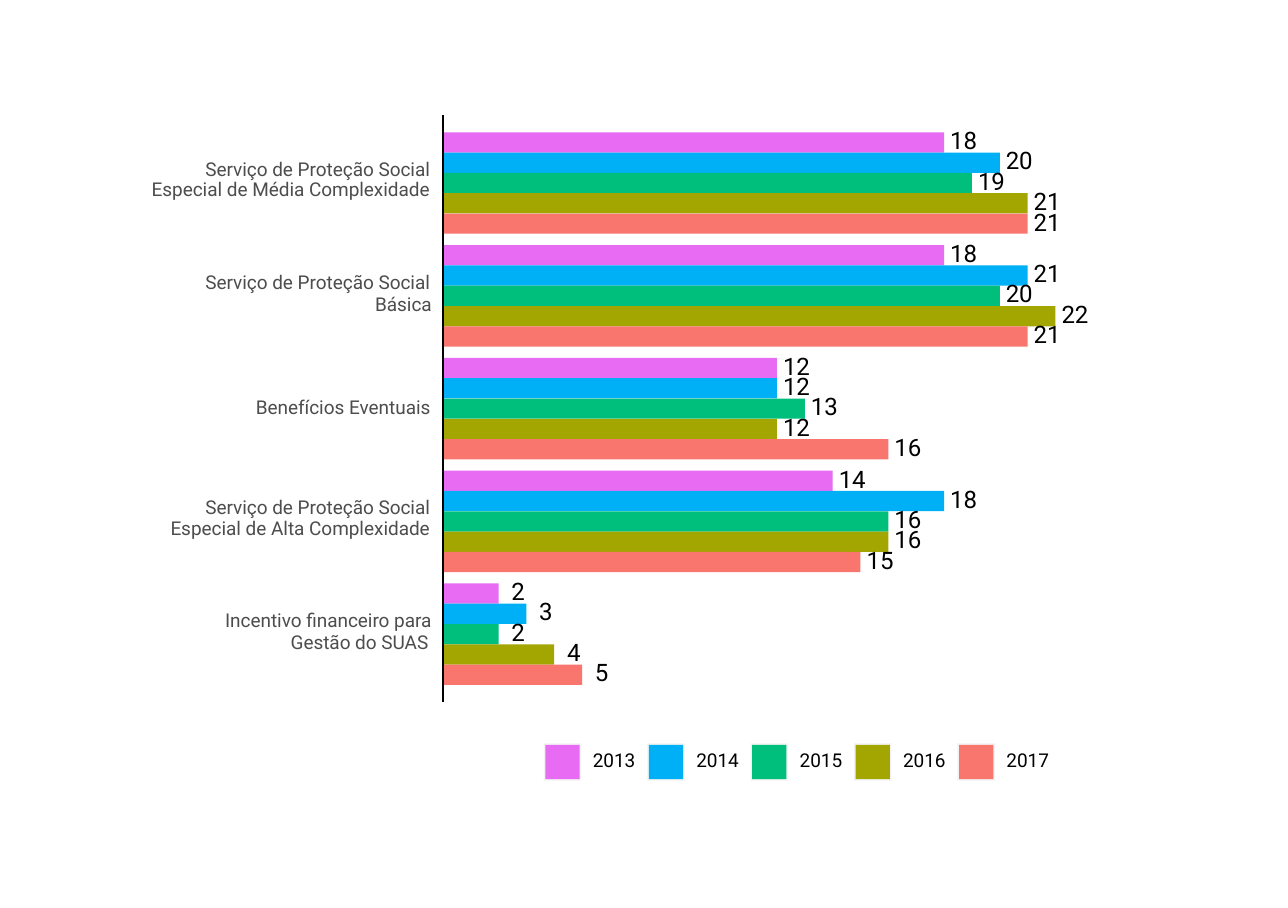
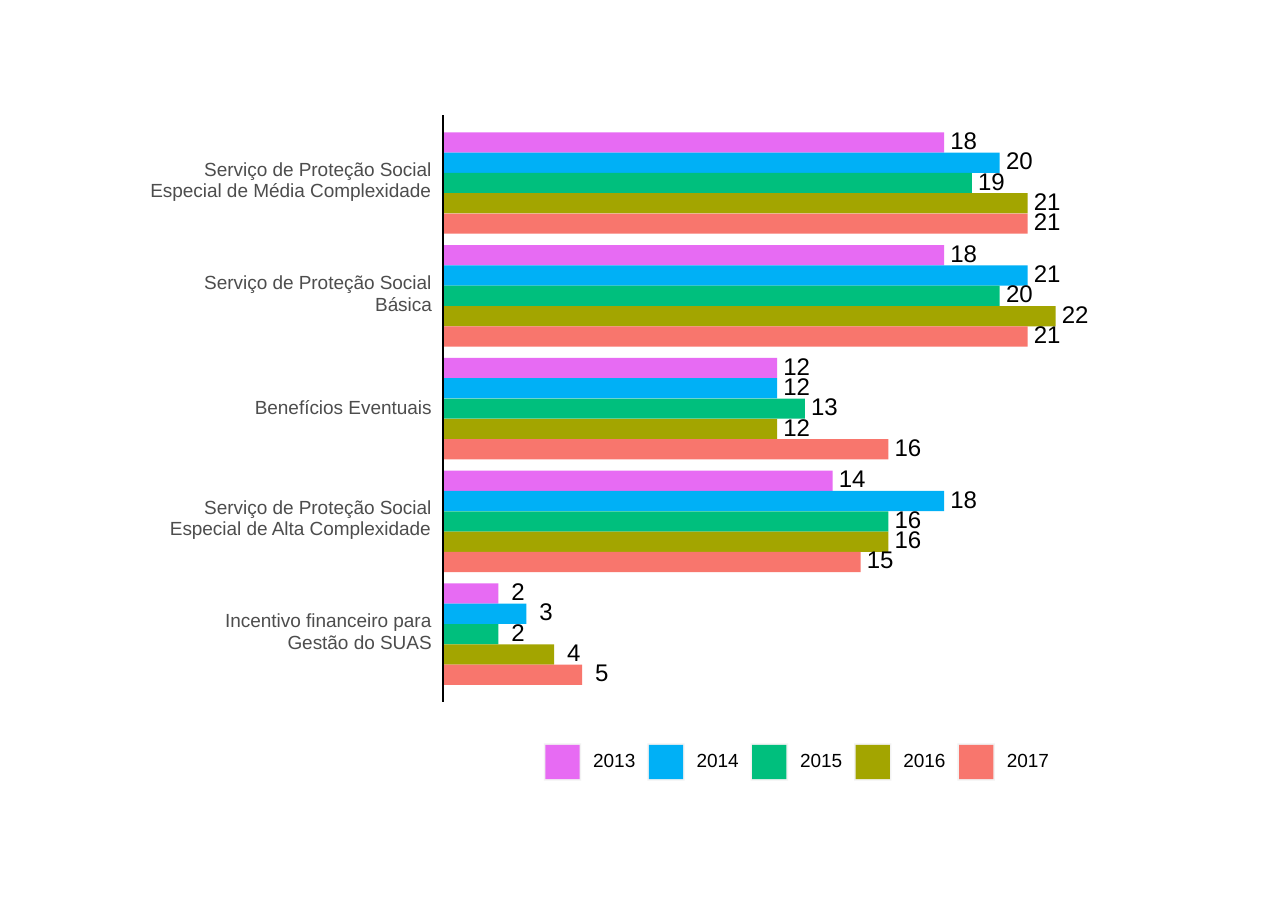
Before and after one commit to Sagicad-MDS/Publicacoes-Censo-SUAS, a slide deck: slide 5 of Publicação 2022/graficos.pptx. Drawn at 1288x908 pixels with LibreOffice and Linux fonts; fonts in the diff are those of the drawing. Boxes give left, top, right and bottom in pixels: in the first picture for what was removed or moved away, otherwise in the second. Text is boxed around its words. In the diff, an @@ line names an element or a change of style, - is before the commit and + after.

```diff
--- a/Publicação 2022/graficos.pptx
+++ b/Publicação 2022/graficos.pptx
@@ font Roboto to Arial in 31 elements at [950, 245, 977, 268], [950, 132, 977, 155], [839, 470, 866, 493], [783, 358, 810, 380], [950, 491, 977, 509], [783, 378, 810, 401], [978, 170, 1005, 195], [895, 509, 922, 534], [811, 398, 838, 416], [1034, 193, 1061, 216], [895, 531, 922, 549], [783, 416, 810, 441], [1034, 213, 1061, 230], [867, 549, 894, 569], [895, 439, 922, 457], [288, 635, 432, 649], [375, 297, 432, 311], [593, 753, 635, 767], [697, 753, 739, 767], [800, 753, 842, 767], [903, 753, 945, 768], [1007, 753, 1049, 768], [1034, 265, 1061, 282], [1034, 324, 1061, 343], [255, 400, 431, 414], [150, 183, 431, 201], [170, 521, 431, 539], [204, 500, 432, 518], [204, 275, 432, 293], [204, 162, 432, 180], [225, 613, 431, 631] @@
```
Also in this commit, not shown: 13 other slides changed, 2 slides added, 1 slide removed, 23 other files.
